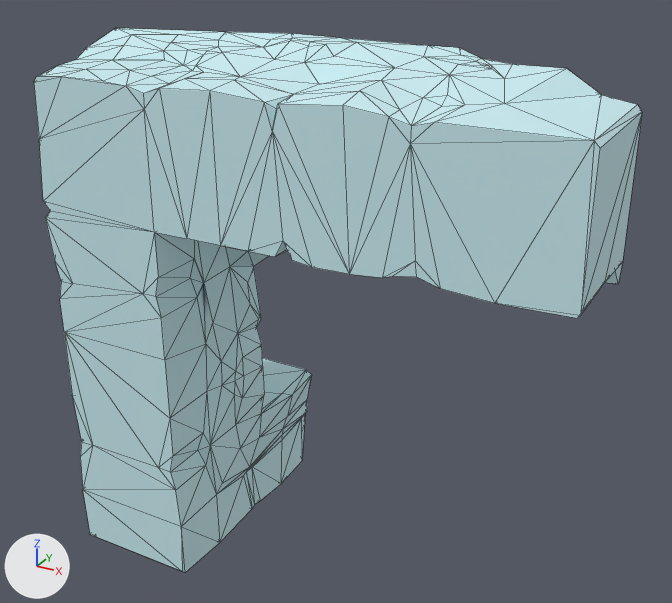
A saved change to the FBX model Demon's Starway/Assets/Models/PiezaLV3.FBX.
Both versions are drawn from a 50 mm camera at (4.73, -5.32, 5.17) aimed at (1.53, 0.51, 2.26). Every picture has the same lights, and +X, +Y and +Z are marked at lower left. Mesh edges are drawn as thin lines. Where no turn or scale is listed for an object, it has been applied to the vertices.

Objects in the first picture: 'Pieza'.
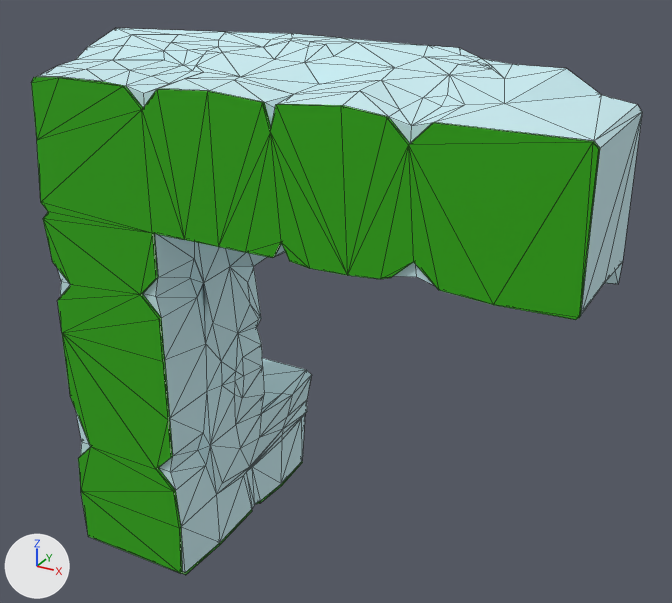
Commit message: A la pieza lv3 le faltaba el cesped

Edits to the bpy script that builds the scene:
```text
Add mat_hierba:
    mat_hierba = principled_material('Hierba')
    mat_hierba.base_color = (0.0275, 0.408, 0.0)  # green #2eab00
    mat_hierba.roughness = 0.859
Add me_mesh_001:
    me_mesh_001.from_pydata(...)  # 142 vertices, 276 faces; spans x -0.54..3.5, y -0.53..1.5, z -0.03..4.04
    me_mesh_001.materials.append(mat_hierba)  # green #2eab00
Add ob_cesped:
    ob_cesped = bpy.data.objects.new('Cesped', me_mesh_001)
    ob_cesped.location = (0.15, -0.027, 0.0)
```

Changed parts and their boxes [x1, y1, x2, y2] in the pictures (672 x 603 px):
'Cesped', added (green)
    after: [31, 77, 600, 575]
'Pieza', unchanged, covered by the edit
    before: [34, 28, 642, 572]
    after: [37, 28, 642, 572]
